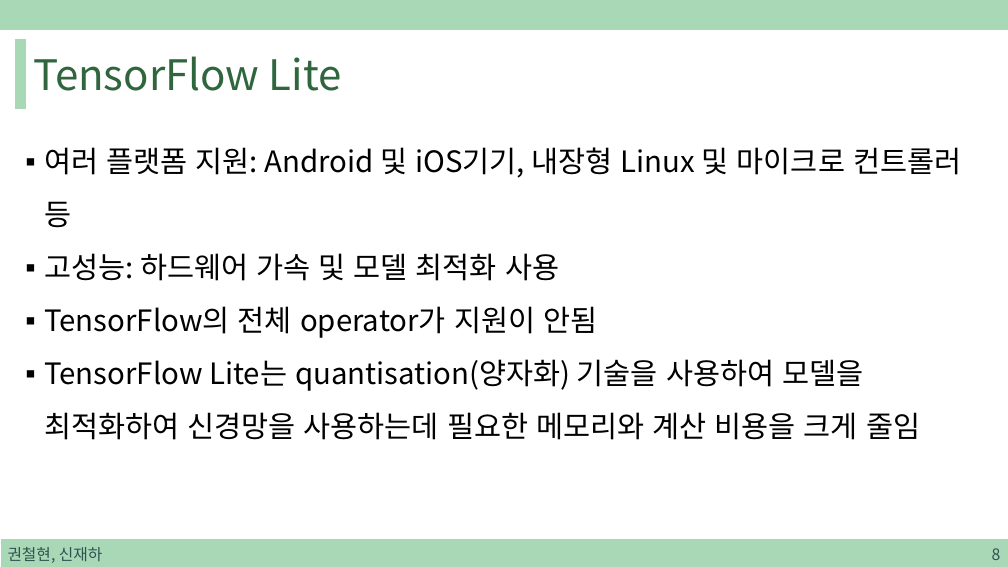
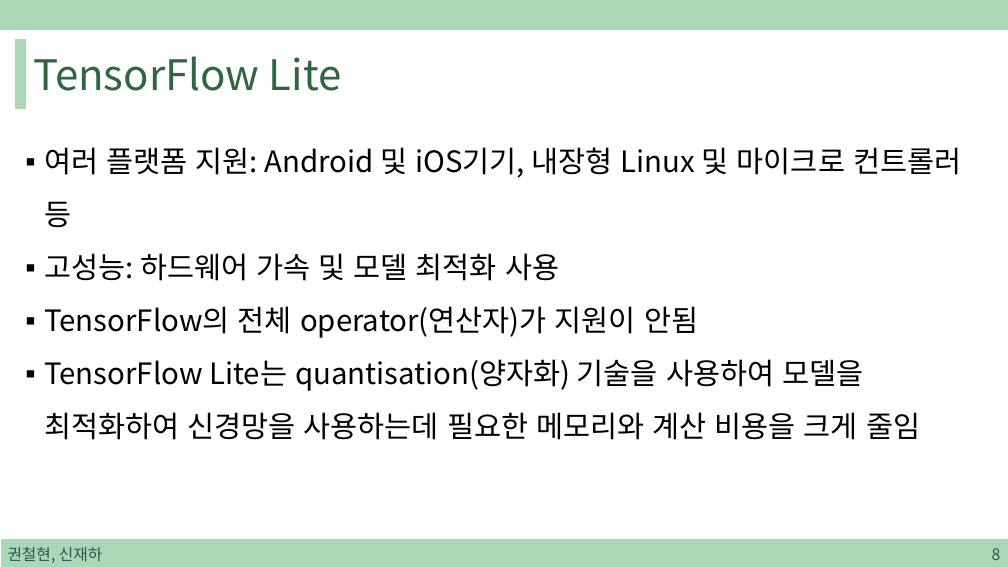
Before and after one commit to sjh4287/capston, a slide deck: slide 8 of 2022.01.07/TensorFlow Lite.pptx. Drawn at 1008x567 pixels with LibreOffice and Linux fonts; fonts in the diff are those of the drawing. Boxes give left, top, right and bottom in pixels: in the first picture for what was removed or moved away, otherwise in the second. Text is boxed around its words. In the diff, an @@ line names an element or a change of style, - is before the commit and + after.

```diff
--- a/2022.01.07/TensorFlow Lite.pptx
+++ b/2022.01.07/TensorFlow Lite.pptx
@@ text at box(44, 306, 698, 338): text changed @@
-▪ TensorFlow의 전체 operator가 지원이 안됨
+▪ TensorFlow의 전체 operator(연산자)가 지원이 안됨
```
Also in this commit, not shown: 1 other slide changed.
